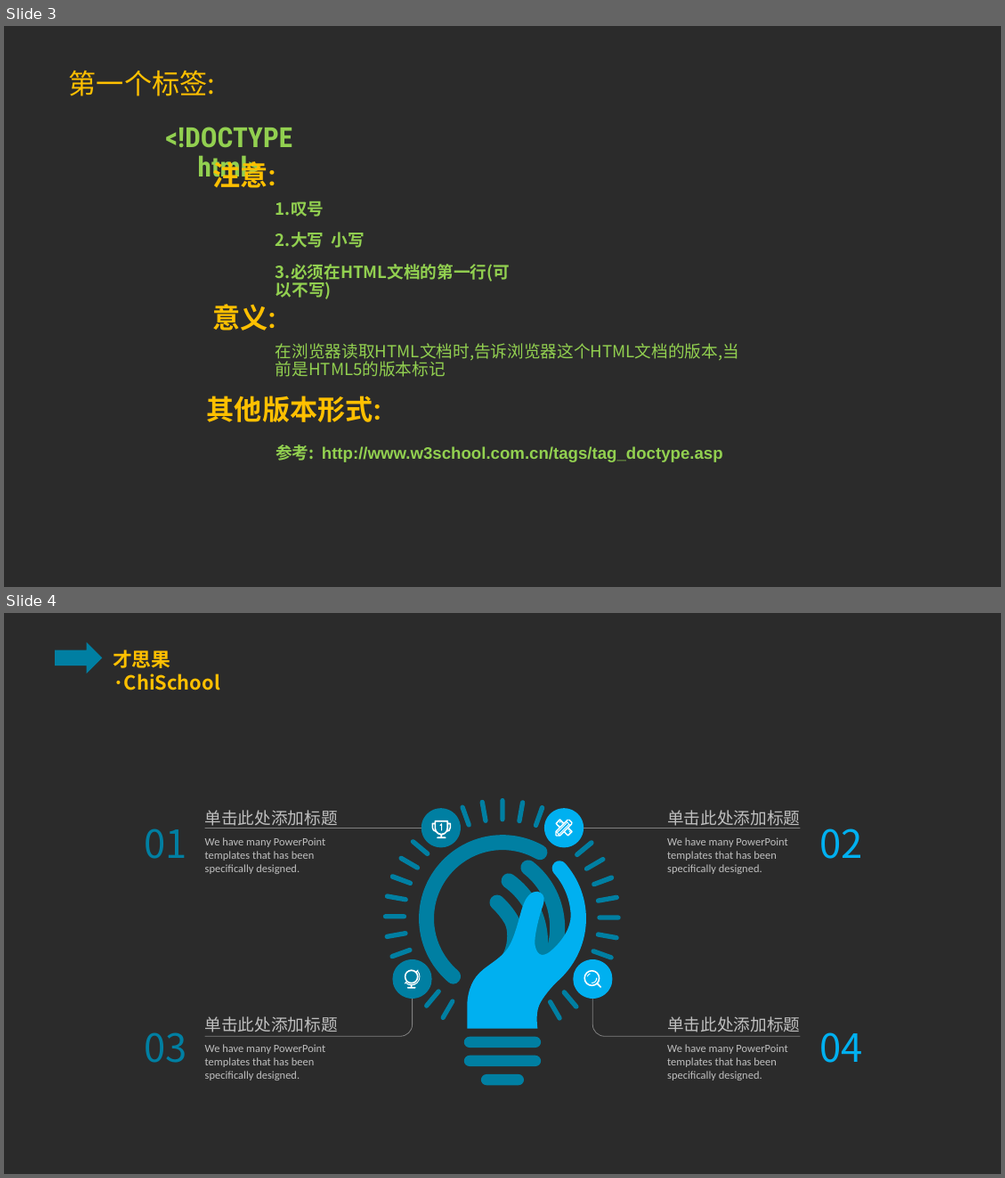
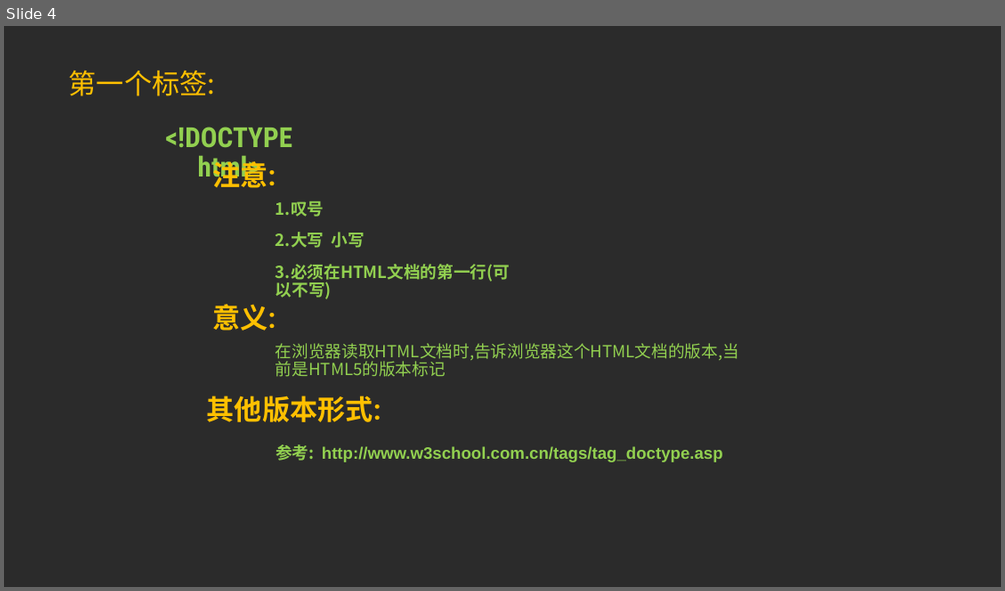
Before and after one commit to ppliu1987/chichool, a slide deck: html/class/lesson_two/AII.pptx. Shown one above the other, each under a label of ours: slides 3 and 4 before the commit, slide 4 after it. The pictures are 1005x1178 and 1005x591 pixels, drawn with LibreOffice and Linux fonts; fonts in the diff are those of the drawing; background and template pictures are left out; a plain dark background stands for a picture behind light text. Boxes give left, top, right and bottom in pixels: in the first picture for what was removed or moved away, otherwise in the second. Text is boxed around its words. In the diff, an @@ line names an element or a change of style, - is before the commit and + after.

```diff
--- a/html/class/lesson_two/AII.pptx
+++ b/html/class/lesson_two/AII.pptx
@@ slide 4 removed at [4,613,1001,1174], background picture (left out) @@
@@ right arrow removed at [55,641,102,673] @@
@@ text removed at [113,649,220,690] @@
-才思果·ChiSchool
@@ group removed at [383,798,621,1086]: 31 freeform shapes @@
@@ text removed at [205,810,338,828] @@
-单击此处添加标题
@@ ellipse removed at [421,809,461,847] @@
@@ freeform shape removed at [431,820,451,838] @@
@@ ellipse removed at [544,809,583,847] @@
@@ freeform shape removed at [555,819,574,836] @@
@@ text removed at [667,810,800,828] @@
-单击此处添加标题
@@ text removed at [145,828,187,859] @@
-01
@@ line removed from (421, 828) to (204, 828) @@
@@ text removed at [205,837,325,874] @@
-We have many PowerPoint templates that has been specifically designed.
@@ line removed from (801, 828) to (583, 828) @@
@@ text removed at [667,837,787,874] @@
-We have many PowerPoint templates that has been specifically designed.
@@ text removed at [819,828,862,859] @@
-02
@@ ellipse removed at [393,959,431,997] @@
@@ ellipse removed at [574,959,612,997] @@
@@ freeform shape removed at [404,970,421,989] @@
@@ freeform shape removed at [584,970,602,988] @@
@@ freeform shape removed at [204,998,412,1037] @@
@@ freeform shape removed at [592,998,800,1037] @@
@@ text removed at [145,1032,187,1062] @@
-03
@@ text removed at [205,1016,338,1032] @@
-单击此处添加标题
@@ text removed at [667,1016,800,1032] @@
-单击此处添加标题
@@ text removed at [819,1032,862,1062] @@
-04
@@ text removed at [205,1044,325,1080] @@
-We have many PowerPoint templates that has been specifically designed.
@@ text removed at [667,1044,787,1080] @@
-We have many PowerPoint templates that has been specifically designed.
@@ what was slide 3 is now slide 4 @@
```
Also in this commit, not shown: 1 slide changed, 8 slides added, 19 other slides removed, 1 other file.
